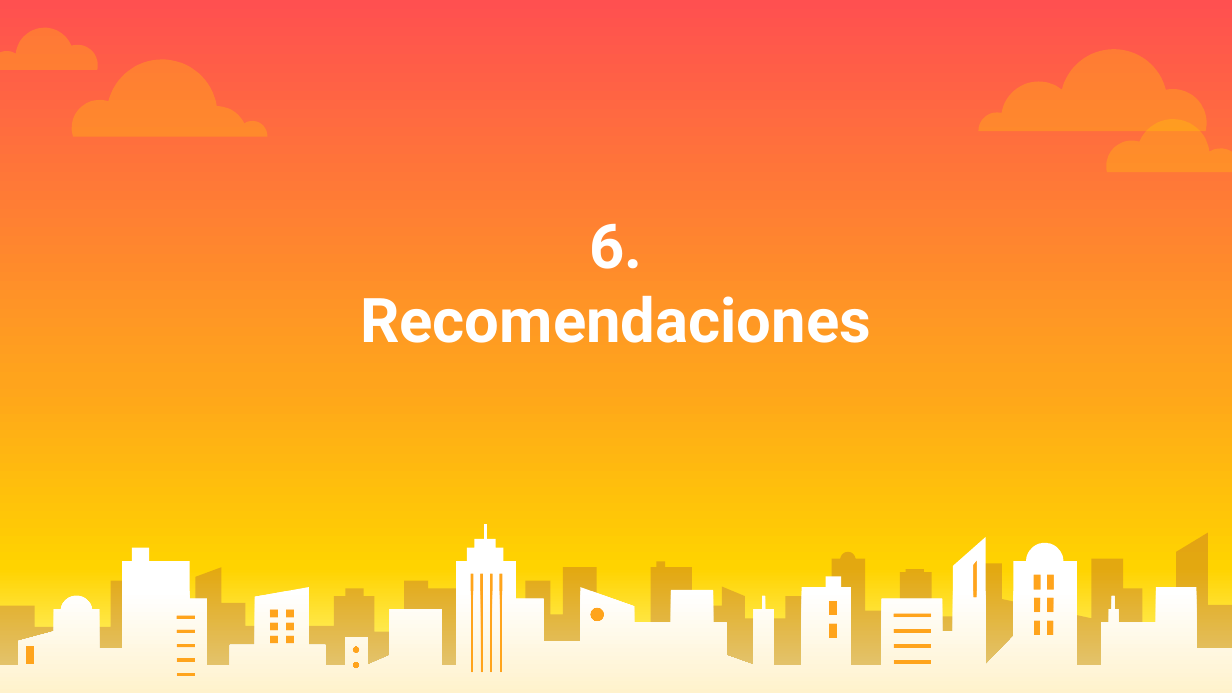
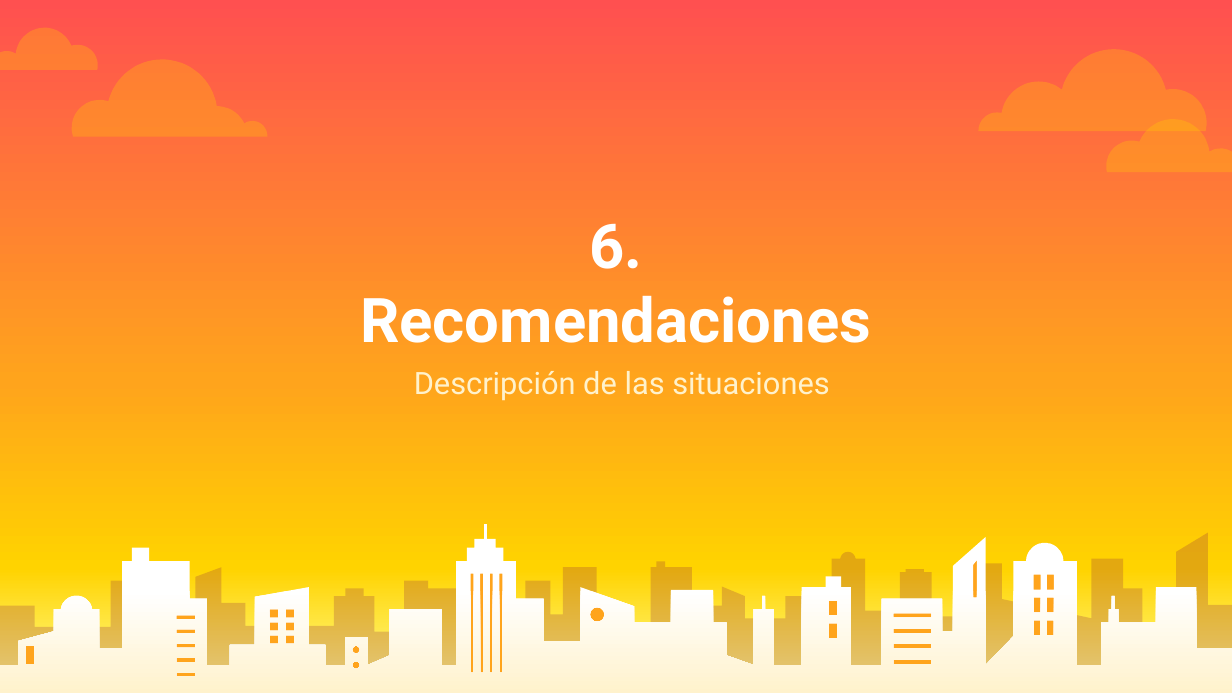
Before and after one commit to vizquierdouah/TG2, a slide deck: slide 24 of TG2_final.pptx (slide 23 before the commit). Drawn at 1232x693 pixels with LibreOffice and Linux fonts; fonts in the diff are those of the drawing. Boxes give left, top, right and bottom in pixels: in the first picture for what was removed or moved away, otherwise in the second. Text is boxed around its words. In the diff, an @@ line names an element or a change of style, - is before the commit and + after.

```diff
--- a/TG2_final.pptx
+++ b/TG2_final.pptx
@@ subtitle added at [414, 371, 829, 401], 18 pt, text #FFF2CC @@
+Descripción de las situaciones
```
Also in this commit, not shown: 3 other slides changed, 2 slides added, 1 slide removed.
